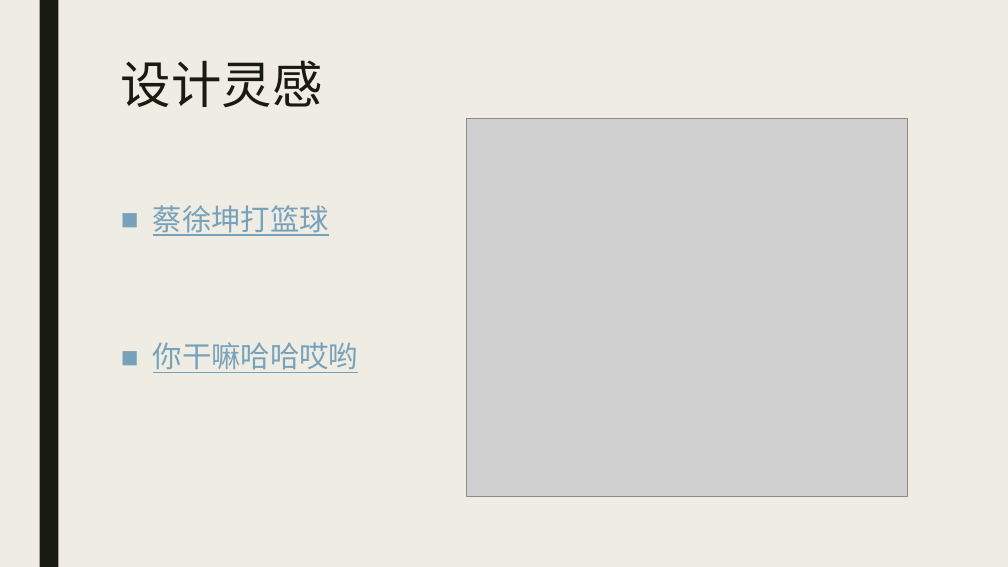
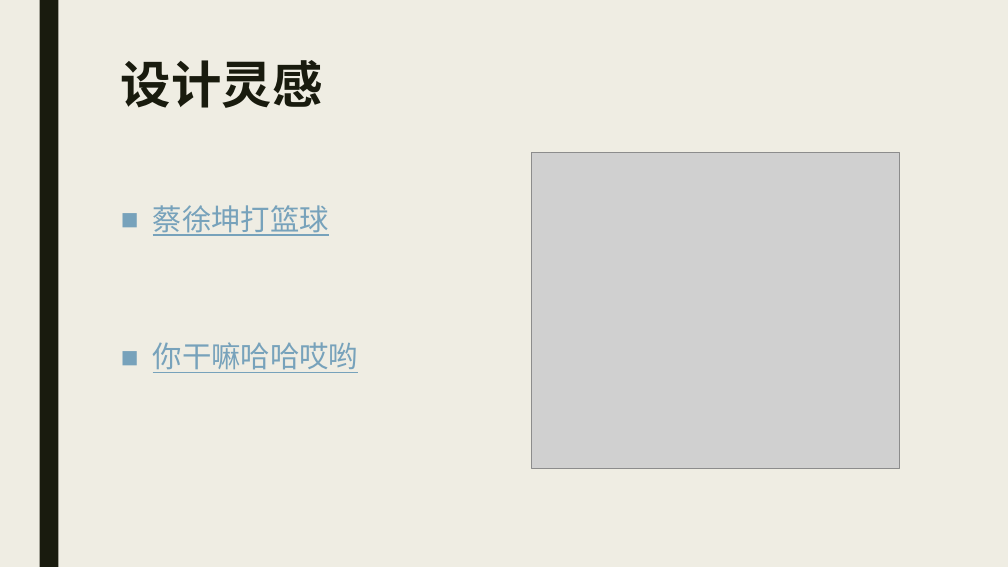
Before and after one commit to RLLDLBF/EasyGoing, a slide deck: slide 3 of Pre/游戏展示.pptx. Drawn at 1008x567 pixels with LibreOffice and Linux fonts; fonts in the diff are those of the drawing; grey boxes stand for pictures. Boxes give left, top, right and bottom in pixels: in the first picture for what was removed or moved away, otherwise in the second. Text is boxed around its words. In the diff, an @@ line names an element or a change of style, - is before the commit and + after.

```diff
--- a/Pre/游戏展示.pptx
+++ b/Pre/游戏展示.pptx
@@ title "设计灵感" at [121,60,323,108]: bold on @@
@@ picture: place and size @@
-picture at [467,118,907,496]
+picture at [532,153,900,468]
```
Also in this commit, not shown: 10 other slides changed.
